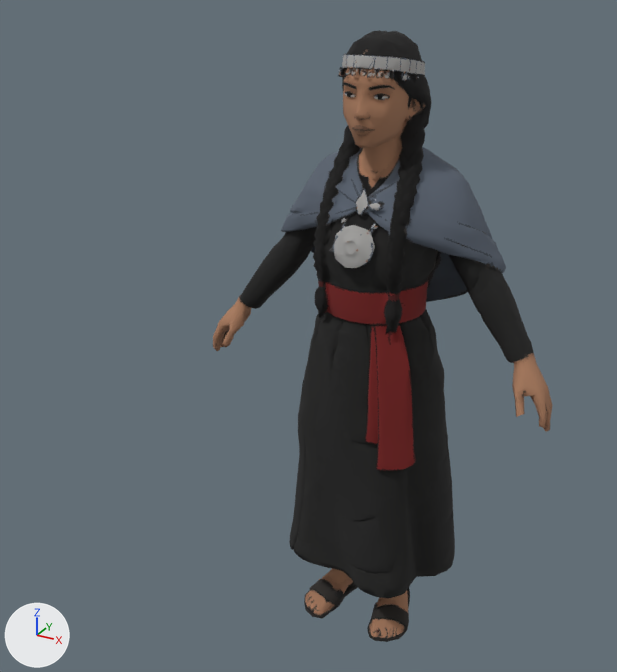
The glTF model assets/machi/3d/inti_animado.glb: old version first, new version second.
Both versions are drawn from a 50 mm camera at (0.516, -1.169, 1.089) aimed at (-0.074, -0.098, 0.554). The axes (+X, +Y, +Z) are drawn at lower left. The lights are the same throughout. The older version comes first. Where no turn or scale is listed for an object, it has been applied to the vertices. Vertices at exactly the same position are counted once.

Script lines for the objects in view, before the commit:
```python
me_tripo_mesh_d4974950_0c0c_4f3f_b2d9_e39c06c27472 = bpy.data.meshes.new('tripo_mesh_d4974950-0c0c-4f3f-b2d9-e39c06c27472')
me_tripo_mesh_d4974950_0c0c_4f3f_b2d9_e39c06c27472.from_pydata(...)  # 3868 vertices, 7772 faces; spans x -0.298..0.298, y -0.122..0.122, z 0.0..1.0
me_tripo_mesh_d4974950_0c0c_4f3f_b2d9_e39c06c27472.materials.append(mat_tripo_material_d4974950_0c0c_4f3f_b2d9_e39c06c27472)  # picture img_color_d4974950_0c0c_4f3f_b2d9_e39c06c27472
ob_tripo_node_d4974950_0c0c_4f3f_b2d9_e39c06c27472 = bpy.data.objects.new('tripo_node_d4974950-0c0c-4f3f-b2d9-e39c06c27472', me_tripo_mesh_d4974950_0c0c_4f3f_b2d9_e39c06c27472)
ob_tripo_node_d4974950_0c0c_4f3f_b2d9_e39c06c27472.location = (0.0, 0.0, 0.0)
```
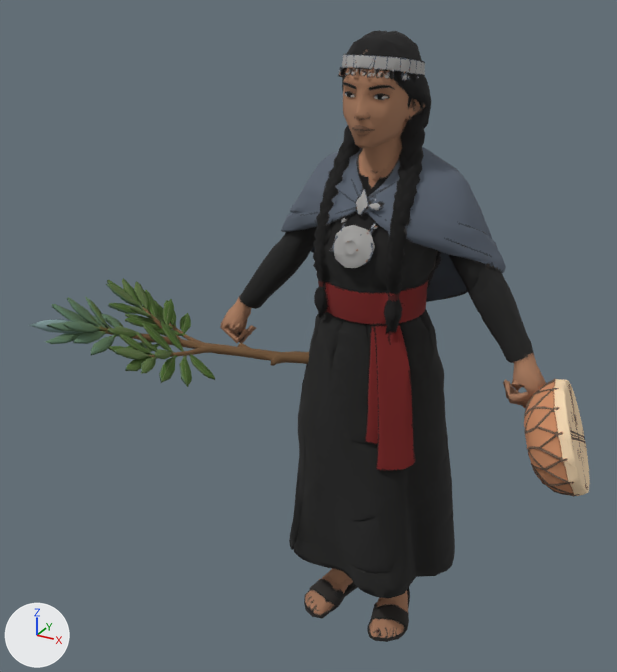
Pixel boxes (x1, y1, x2, y2) of what changed, in the pictures (617 x 672 px; the box of a moved part takes in the faces that stretch with it):
'tripo_node_d4974950-0c0c-4f3f-b2d9-e39c06c27472', reshaped
    before: (213, 30, 553, 642)
    after: (220, 30, 546, 642)
'rama', added (green)
    after: (29, 278, 309, 387)
'kultrun', added (beige)
    after: (524, 379, 590, 497)
part 1 of me_tripo_mesh_d4974950_0c0c_4f3f_b2d9_e39c06c27472, moved or reshaped
    before: (213, 311, 234, 351)
    after: (220, 313, 256, 343)
part 2 of me_tripo_mesh_d4974950_0c0c_4f3f_b2d9_e39c06c27472, moved or reshaped
    before: (512, 378, 553, 431)
    after: (503, 378, 544, 408)

What the commit changed:
Picture 'Color_96045584-5714-4980-8cbc-febe923143ba' (img_color_96045584_5714_4980_8cbc_febe923143ba) is new.
Picture 'Color_c4a95dc8-e1e3-4474-9898-3a060ad4c042' (img_color_c4a95dc8_e1e3_4474_9898_3a060ad4c042) is new.
Material 'tripo_material_96045584-5714-4980-8cbc-febe923143ba' (mat_tripo_material_96045584_5714_4980_8cbc_febe923143ba) is new.
Its texture is img_color_96045584_5714_4980_8cbc_febe923143ba.
Its roughness is 1.0.
Material 'tripo_material_c4a95dc8-e1e3-4474-9898-3a060ad4c042' (mat_tripo_material_c4a95dc8_e1e3_4474_9898_3a060ad4c042) is new.
Its texture is img_color_c4a95dc8_e1e3_4474_9898_3a060ad4c042.
Its roughness is 1.0.
me_tripo_mesh_d4974950_0c0c_4f3f_b2d9_e39c06c27472 is used by ob_tripo_node_d4974950_0c0c_4f3f_b2d9_e39c06c27472; location (0.0, 0.0, 0.0).
me_tripo_mesh_d4974950_0c0c_4f3f_b2d9_e39c06c27472 had 3868 vertices, 7772 faces and spanned x -0.298..0.298, y -0.122..0.122, z 0.0..1.0.
me_tripo_mesh_d4974950_0c0c_4f3f_b2d9_e39c06c27472 now has 3868 vertices, 7772 faces and spans x -0.283..0.283, y -0.122..0.122, z 0.0..1.0.
me_tripo_mesh_d4974950_0c0c_4f3f_b2d9_e39c06c27472 part 1: 59 of 3868 vertices moved; they spanned x -0.298..-0.25, y -0.065..0.003, z 0.455..0.517 and now span x -0.283..-0.22, y -0.057..0.002, z 0.477..0.525; mean shift (0.035, 0.003, 0.012); largest move (-0.298, -0.033, 0.457) -> (-0.22, -0.021, 0.508).
me_tripo_mesh_d4974950_0c0c_4f3f_b2d9_e39c06c27472 part 2: 51 of 3868 vertices moved; they spanned x 0.244..0.298, y -0.066..0.001, z 0.456..0.516 and now span x 0.214..0.279, y -0.047..0.002, z 0.476..0.529; mean shift (-0.034, 0.009, 0.015); largest move (0.298, -0.035, 0.457) -> (0.214, -0.008, 0.504).
Mesh me_tripo_mesh_96045584_5714_4980_8cbc_febe923143ba is new.
It has 1374 vertices, 2764 faces and spans x -0.19..0.186, y -0.326..-0.003, z -0.02..0.137.
It uses material mat_tripo_material_96045584_5714_4980_8cbc_febe923143ba (picture img_color_96045584_5714_4980_8cbc_febe923143ba).
Mesh me_tripo_mesh_c4a95dc8_e1e3_4474_9898_3a060ad4c042 is new.
It has 1395 vertices, 2798 faces and spans x -0.046..0.062, y -0.08..0.088, z -0.075..0.088.
It uses material mat_tripo_material_c4a95dc8_e1e3_4474_9898_3a060ad4c042 (picture img_color_c4a95dc8_e1e3_4474_9898_3a060ad4c042).
Object 'rama' (ob_rama) is new; it shows me_tripo_mesh_96045584_5714_4980_8cbc_febe923143ba.
Its location is (-0.247, -0.002, 0.493).
Object 'kultrun' (ob_kultrun) is new; it shows me_tripo_mesh_c4a95dc8_e1e3_4474_9898_3a060ad4c042.
Its location is (0.307, -0.052, 0.453).
